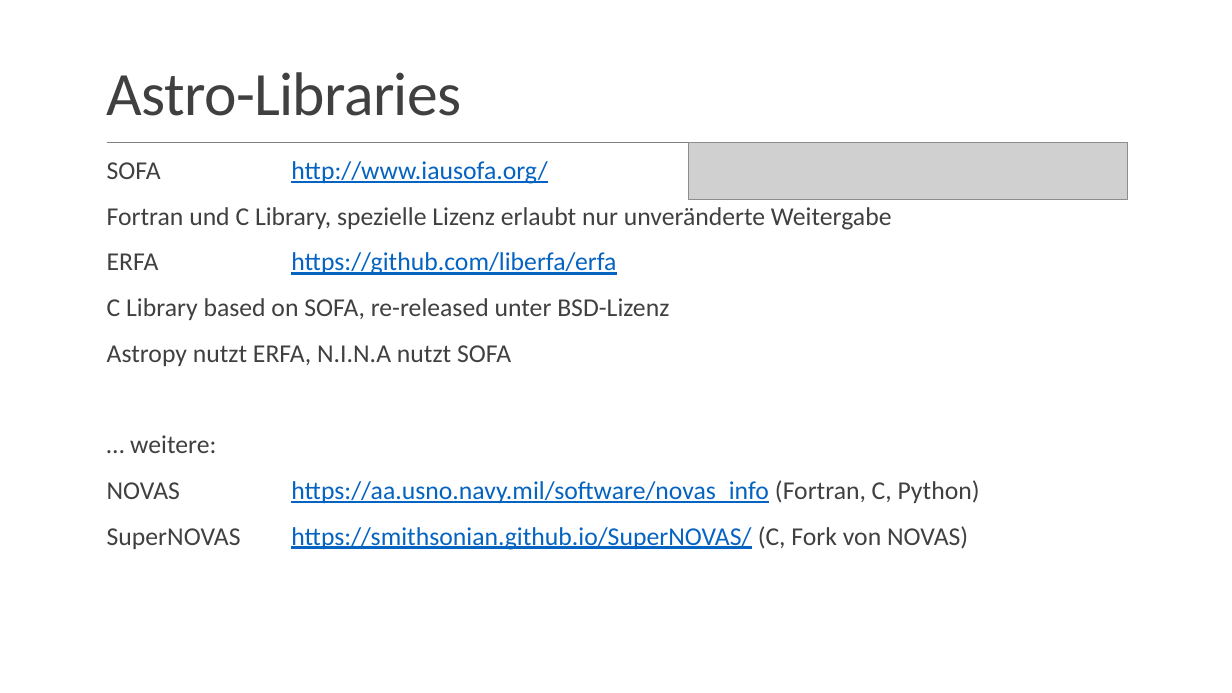
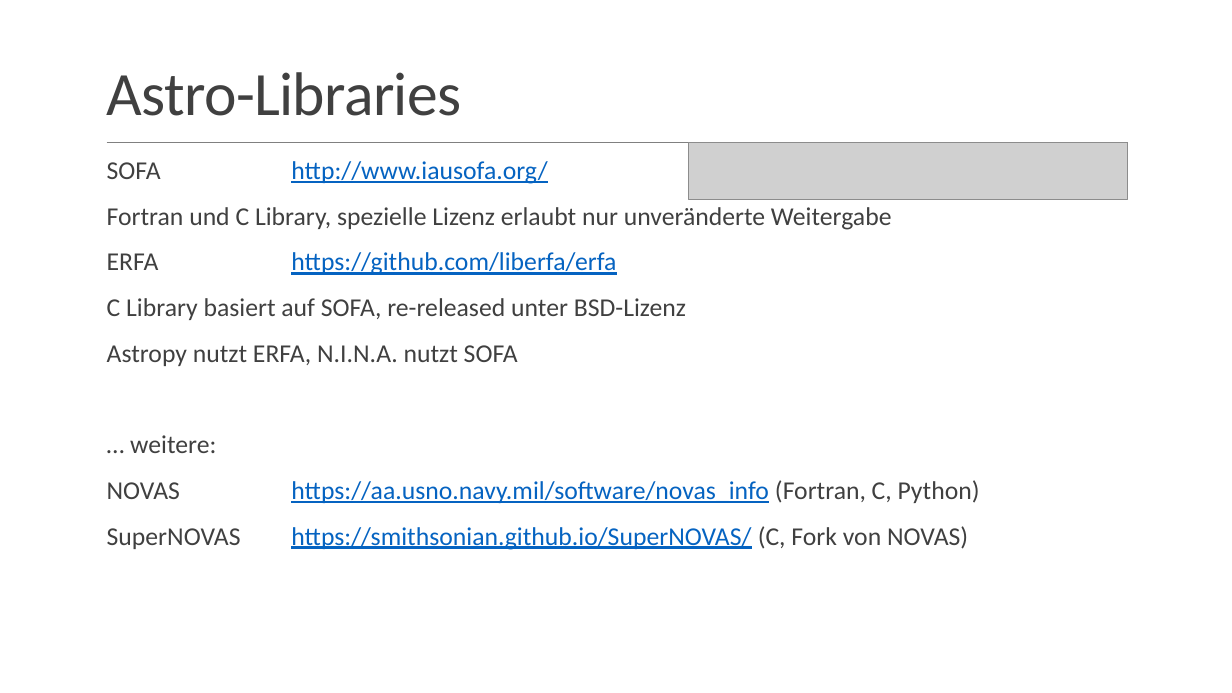
Before and after one commit to phtnnz/astropy-workbench, a slide deck: slide 4 of doc/Astropy-and-Friends.pptx. Drawn at 1232x693 pixels with LibreOffice and Linux fonts; fonts in the diff are those of the drawing; grey boxes stand for pictures; background and template pictures are left out. Boxes give left, top, right and bottom in pixels: in the first picture for what was removed or moved away, otherwise in the second. Text is boxed around its words. In the diff, an @@ line names an element or a change of style, - is before the commit and + after.

```diff
--- a/doc/Astropy-and-Friends.pptx
+++ b/doc/Astropy-and-Friends.pptx
@@ text at [107, 298, 686, 366]: text changed @@
-C Library based on SOFA, re-released unter BSD-Lizenz
-Astropy nutzt ERFA, N.I.N.A nutzt SOFA
+C Library basiert auf SOFA, re-released unter BSD-Lizenz
+Astropy nutzt ERFA, N.I.N.A. nutzt SOFA
```
Also in this commit, not shown: 10 other slides changed, 1 other file.
